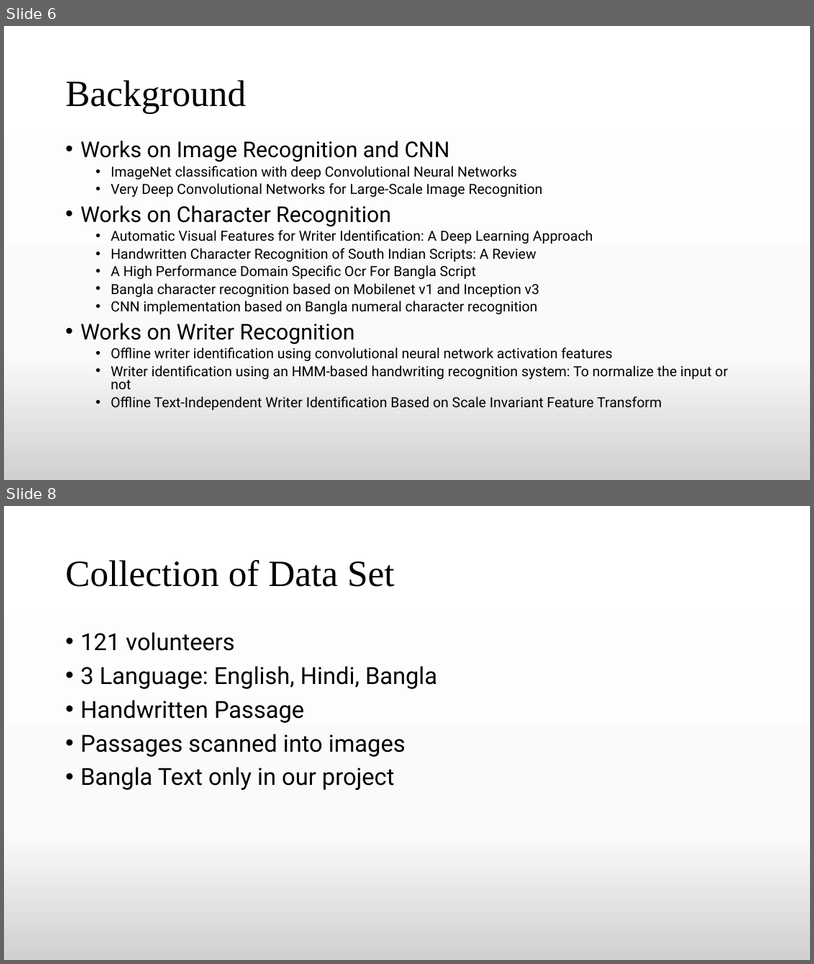
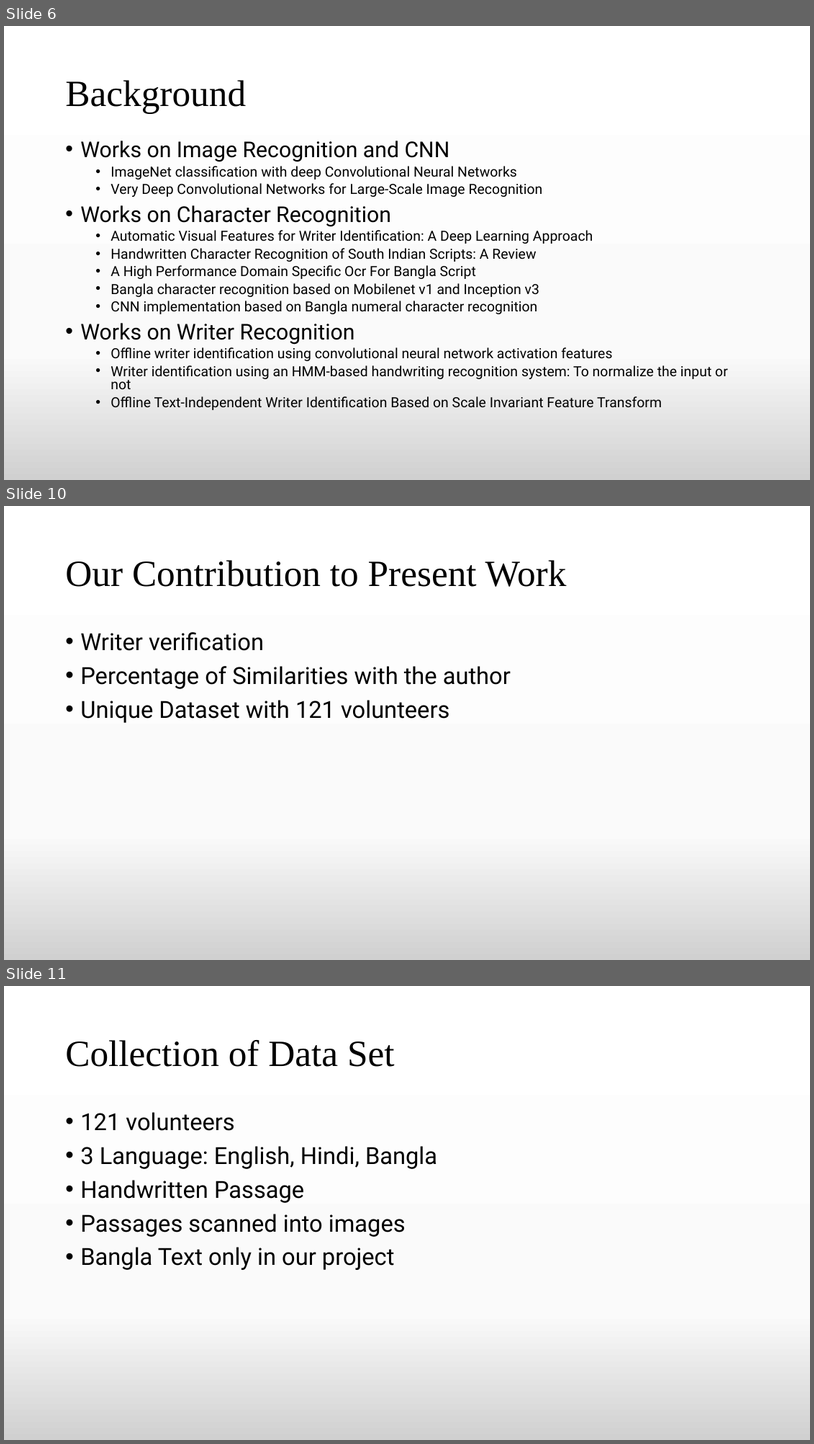
Before and after one commit to TheAnonymousMan/local-language-recognition-gcelt-class-2021, a slide deck: Documentation/4th Year Project Presentation.pptx. Shown one above the other, each under a label of ours: slides 6 and 8 before the commit, slides 6, 10 and 11 after it; the slides between them are not shown. The pictures are 814x964 and 814x1444 pixels, drawn with LibreOffice and Linux fonts; fonts in the diff are those of the drawing. Boxes give left, top, right and bottom in pixels: in the first picture for what was removed or moved away, otherwise in the second. Text is boxed around its words. In the diff, an @@ line names an element or a change of style, - is before the commit and + after.

```diff
--- a/Documentation/4th Year Project Presentation.pptx
+++ b/Documentation/4th Year Project Presentation.pptx
@@ slide 10 added at <box>4,506,810,960</box>, background gradient #FFFFFF to #FBFBFB to #D1D1D1 @@
@@ title added at <box>65,560,567,587</box>, 44 pt, text #000000 @@
+Our Contribution to Present Work
@@ text added at <box>80,632,511,723</box>, 28 pt, text #000000 @@
+• Writer verification
+• Percentage of Similarities with the author
+• Unique Dataset with 121 volunteers
@@ what was slide 8 is now slide 11 @@
```
Also in this commit, not shown: 1 slide changed, 2 other slides added, 2 other files.
